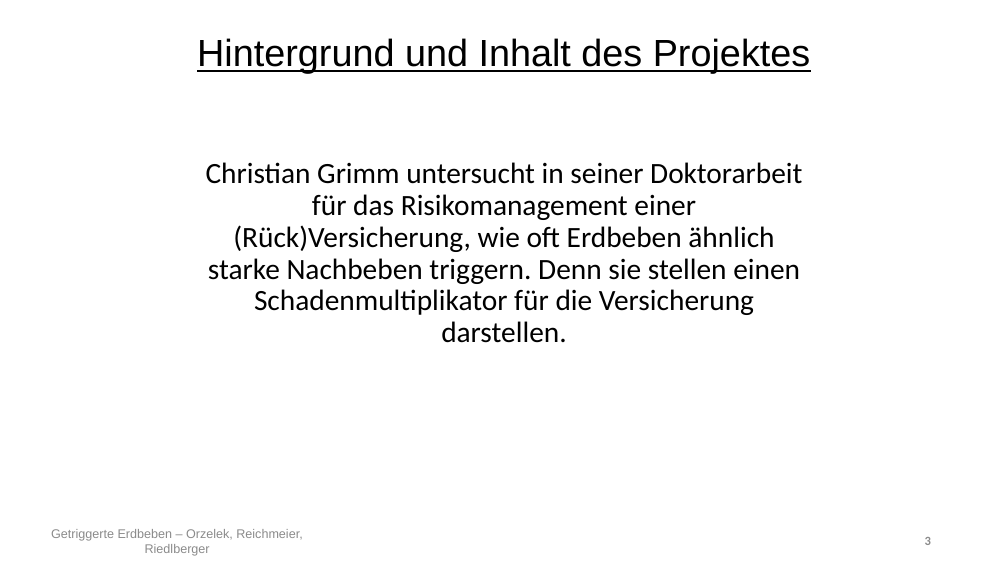
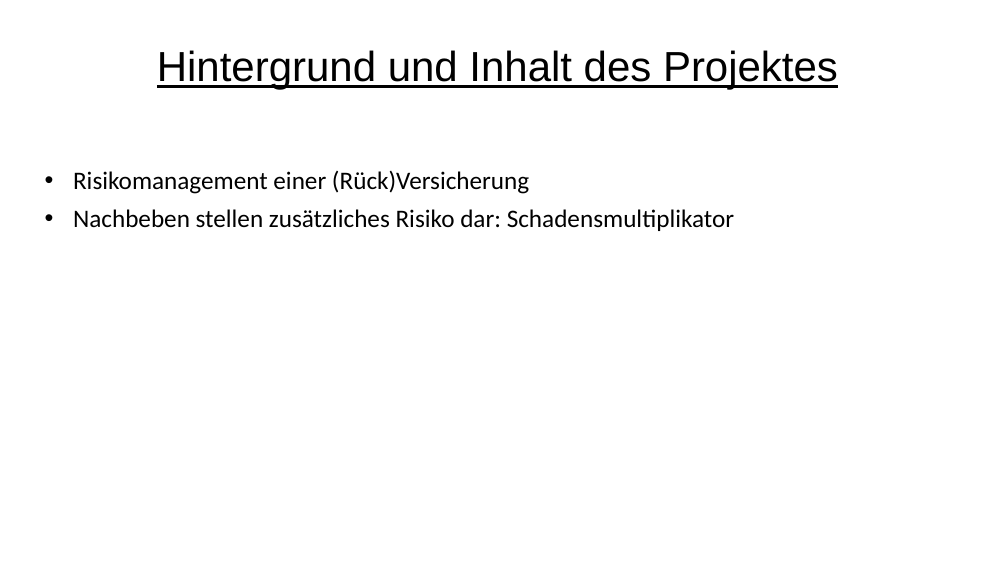
Before and after one commit to Kati77/Praktikum-Erdbeben, a slide deck: slide 3 of PP.pptx. Drawn at 1008x567 pixels with LibreOffice and Linux fonts; fonts in the diff are those of the drawing. Boxes give left, top, right and bottom in pixels: in the first picture for what was removed or moved away, otherwise in the second. Text is boxed around its words. In the diff, an @@ line names an element or a change of style, - is before the commit and + after.

Commit message:
Zwischenpräsentation

```diff
--- a/PP.pptx
+++ b/PP.pptx
@@ title "Hintergrund und Inhalt des Projektes" moved from (x1=197, y1=38, x2=810, y2=74) to (x1=157, y1=50, x2=838, y2=90) @@
@@ title "Hintergrund und Inhalt des Projektes" at (x1=157, y1=50, x2=838, y2=90): size 36 to 40 pt; vertical alignment middle to bottom @@
@@ subtitle added at (x1=73, y1=171, x2=734, y2=231), 24 pt, text #000000 @@
+• Risikomanagement einer (Rück)Versicherung
+• Nachbeben stellen zusätzliches Risiko dar: Schadensmultiplikator
@@ text removed at (x1=206, y1=162, x2=802, y2=343) @@
-Christian Grimm untersucht in seiner Doktorarbeit für das Risikomanagement einer (Rück)Versicherung, wie oft Erdbeben ähnlich starke Nachbeben triggern. Denn sie stellen einen Schadenmultiplikator für die Versicherung darstellen.
@@ text removed at (x1=51, y1=529, x2=302, y2=556) @@
-Getriggerte Erdbeben – Orzelek, Reichmeier, Riedlberger
@@ page number removed at (x1=925, y1=537, x2=931, y2=545) @@
-3
```
